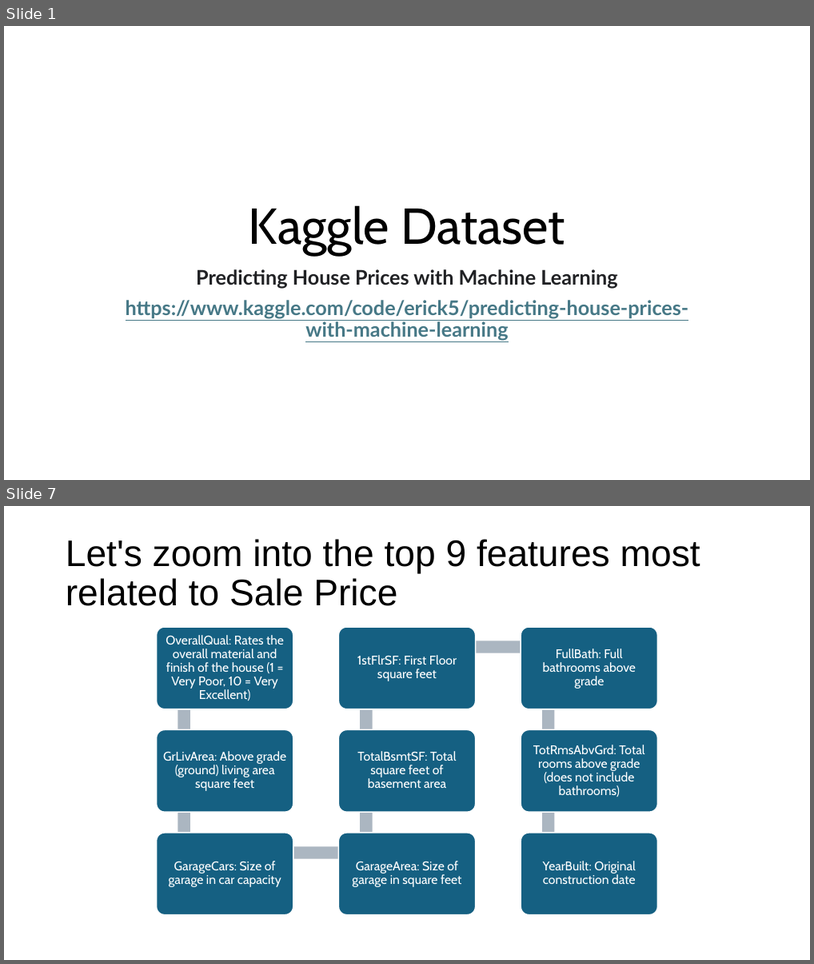
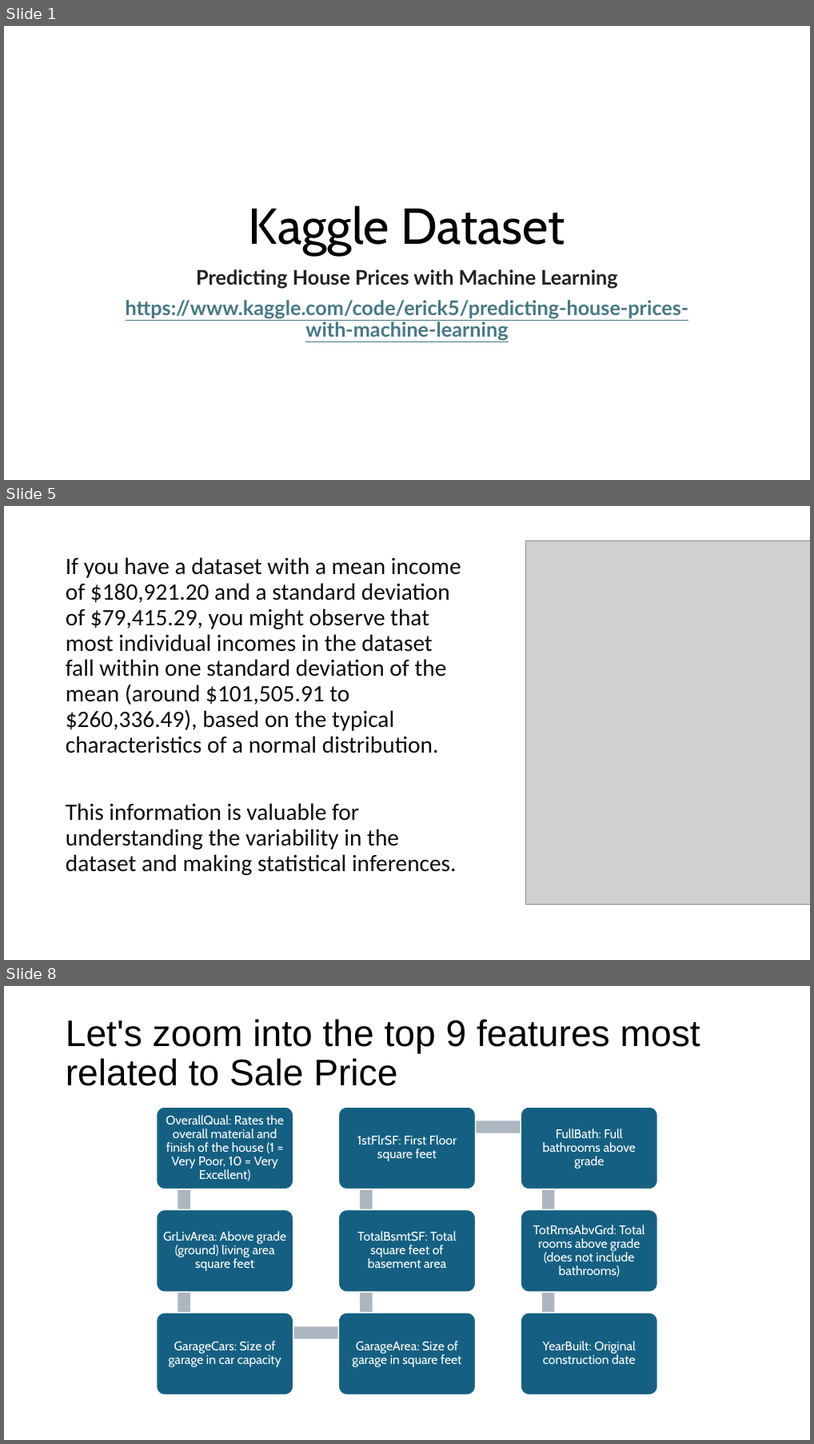
Before and after one commit to AnsarMuhammadAt10Pearls/Intro_To_AI_Course, a slide deck: _week4_Kaggle Dataset-predicting house prices.pptx. Shown one above the other, each under a label of ours: slides 1 and 7 before the commit, slides 1, 5 and 8 after it; the slides between them are not shown. The pictures are 814x964 and 814x1444 pixels, drawn with LibreOffice and Linux fonts; fonts in the diff are those of the drawing; grey boxes stand for pictures. Boxes give left, top, right and bottom in pixels: in the first picture for what was removed or moved away, otherwise in the second. Text is boxed around its words. In the diff, an @@ line names an element or a change of style, - is before the commit and + after.

```diff
--- a/_week4_Kaggle Dataset-predicting house prices.pptx
+++ b/_week4_Kaggle Dataset-predicting house prices.pptx
@@ slide 5 added at (4, 506, 810, 960), background #FFFFFF @@
@@ picture added at (526, 541, 810, 904) @@
@@ text added at (66, 557, 462, 875), 28 pt, text #0D0D0D @@
+If you have a dataset with a mean income of $180,921.20 and a standard deviation of $79,415.29, you might observe that most individual incomes in the dataset fall within one standard deviation of the mean (around $101,505.91 to $260,336.49), based on the typical characteristics of a normal distribution.
+This information is valuable for understanding the variability in the dataset and making statistical inferences.
@@ what was slide 7 is now slide 8 @@
```
Also in this commit, not shown: 9 slides changed, 2 other slides added, 2 slides removed.
